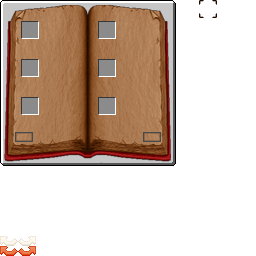
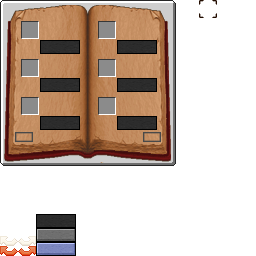
Two versions of the same layered image (256×256). Layer-by-layer changes:
painted on "InterfaceAbilties" over (0, 0, 176, 256)
